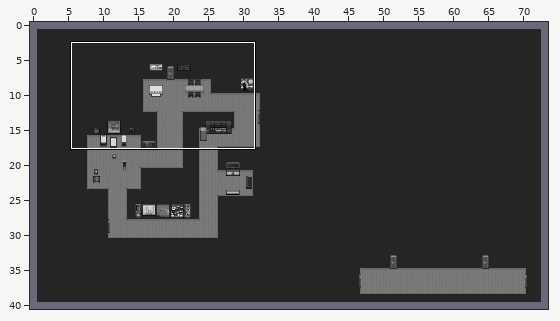
LDtk project, stored at assets/ldtk/time-marches-on.ldtk. Above: a wide view before the commit, with the close-up outlined.
Close-up. Old version:
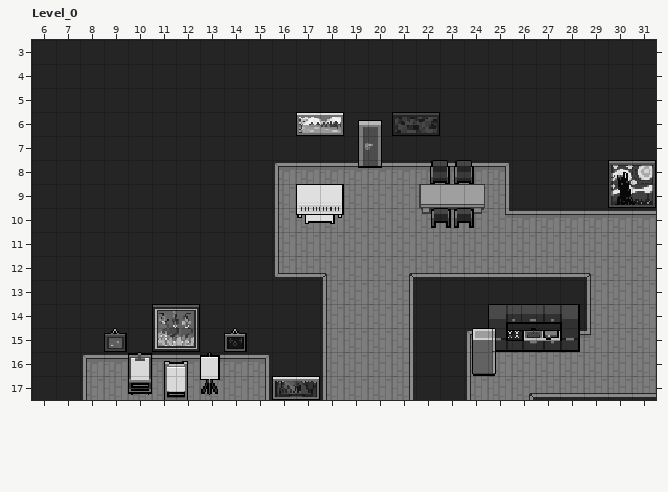
Cells are 16x16 px. Shown: Level_0 x 6..31, y 3..17.
The result:
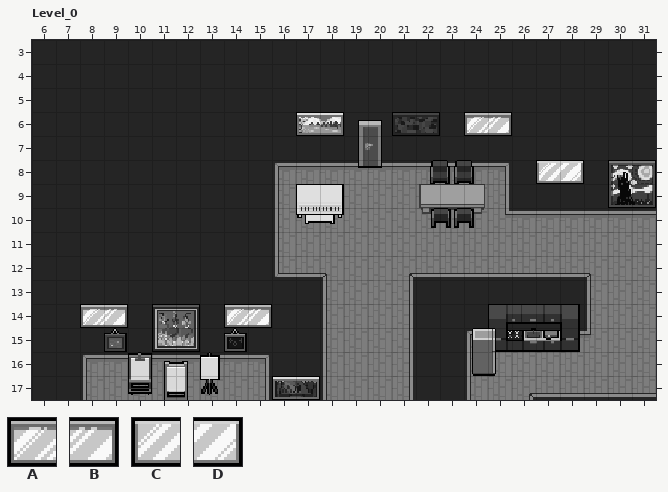
Key: from "Furniture": A 54, B 55, C 180, D 181.
_ is an empty cell.
Edits made:
Layer "Decor2":
y 6: x 24..25 __ -> AB
y 8: x 27..28 __ -> CD
y 14: x 8..9 __ -> AB; x 14..15 __ -> AB
Changed places in both close-ups, as pixel boxes (x1, y1, x2, y2):
added: (464, 112, 512, 136)
added: (536, 160, 584, 184)
added: (80, 304, 128, 328)
added: (224, 304, 272, 328)
